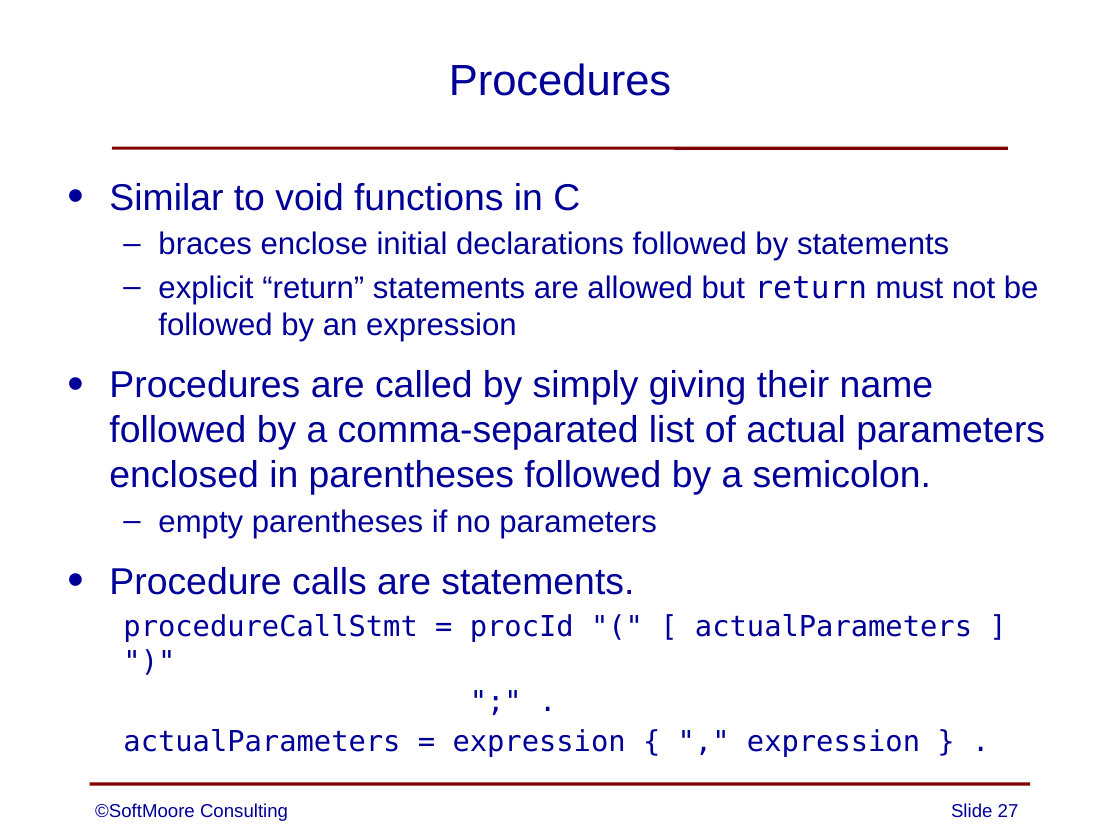
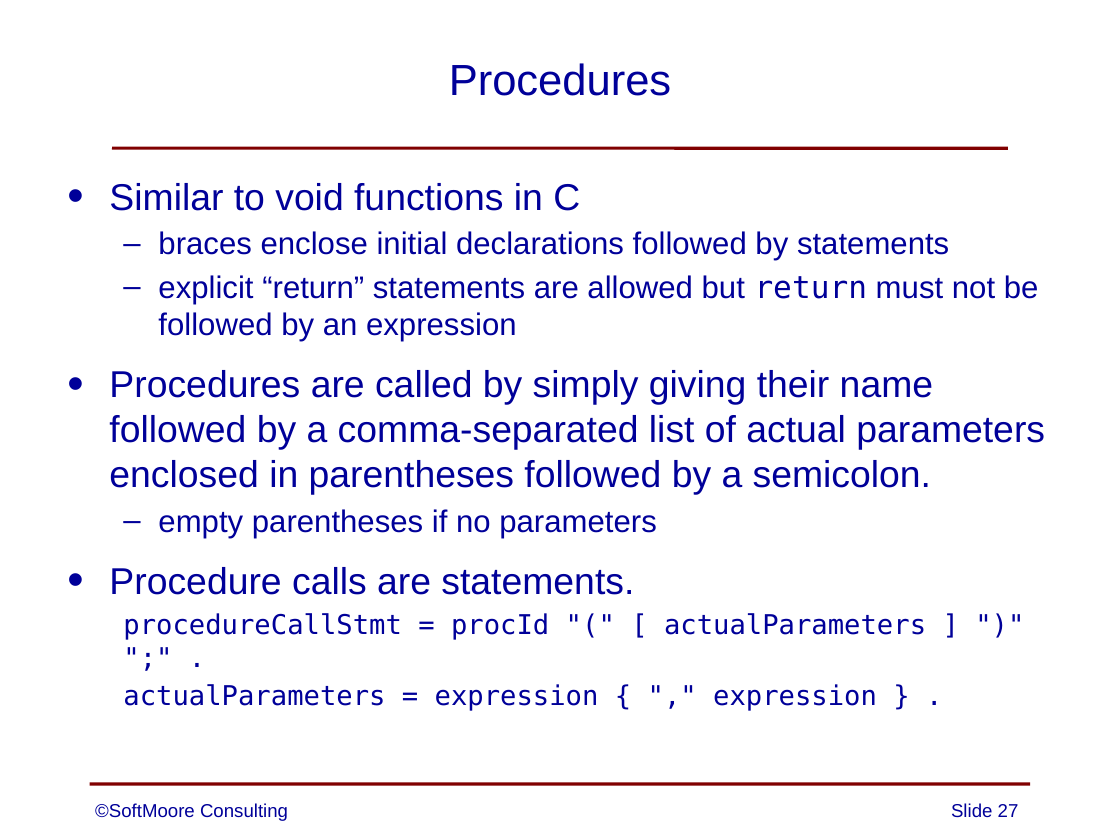
Before and after one commit to SoftMoore/CPRL-Java-3rd, a slide deck: slide 27 of PowerPoints/04 - Definition of CPRL.pptx. Drawn at 1120x840 pixels with LibreOffice and Linux fonts; fonts in the diff are those of the drawing. Boxes give left, top, right and bottom in pixels: in the first picture for what was removed or moved away, otherwise in the second. Text is boxed around its words. In the diff, an @@ line names an element or a change of style, - is before the commit and + after.

```diff
--- a/PowerPoints/04 - Definition of CPRL.pptx
+++ b/PowerPoints/04 - Definition of CPRL.pptx
@@ text at box(123, 613, 926, 640): text changed; size 18.5 to 17.5 pt @@
-  procedureCallStmt = procId "(" [ actualParameters ] ")"
-  ";" .
+  procedureCallStmt = procId "(" [ actualParameters ] ")" ";" .
@@ text at box(123, 684, 877, 711): size 18.5 to 17.5 pt in "actualParameters = expression { "," expression } ..." @@
```
Also in this commit, not shown: 1 other slide changed.
